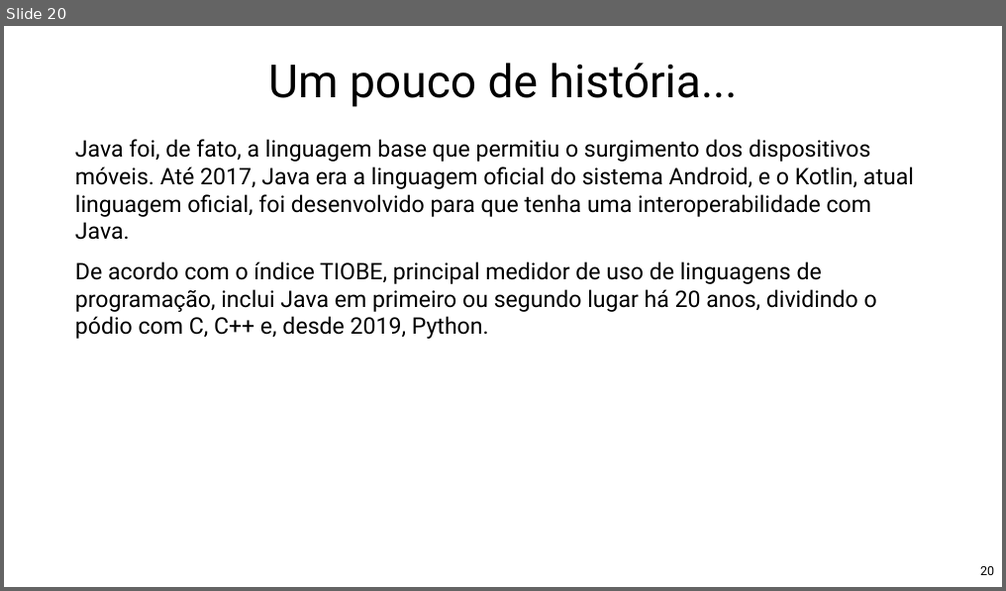
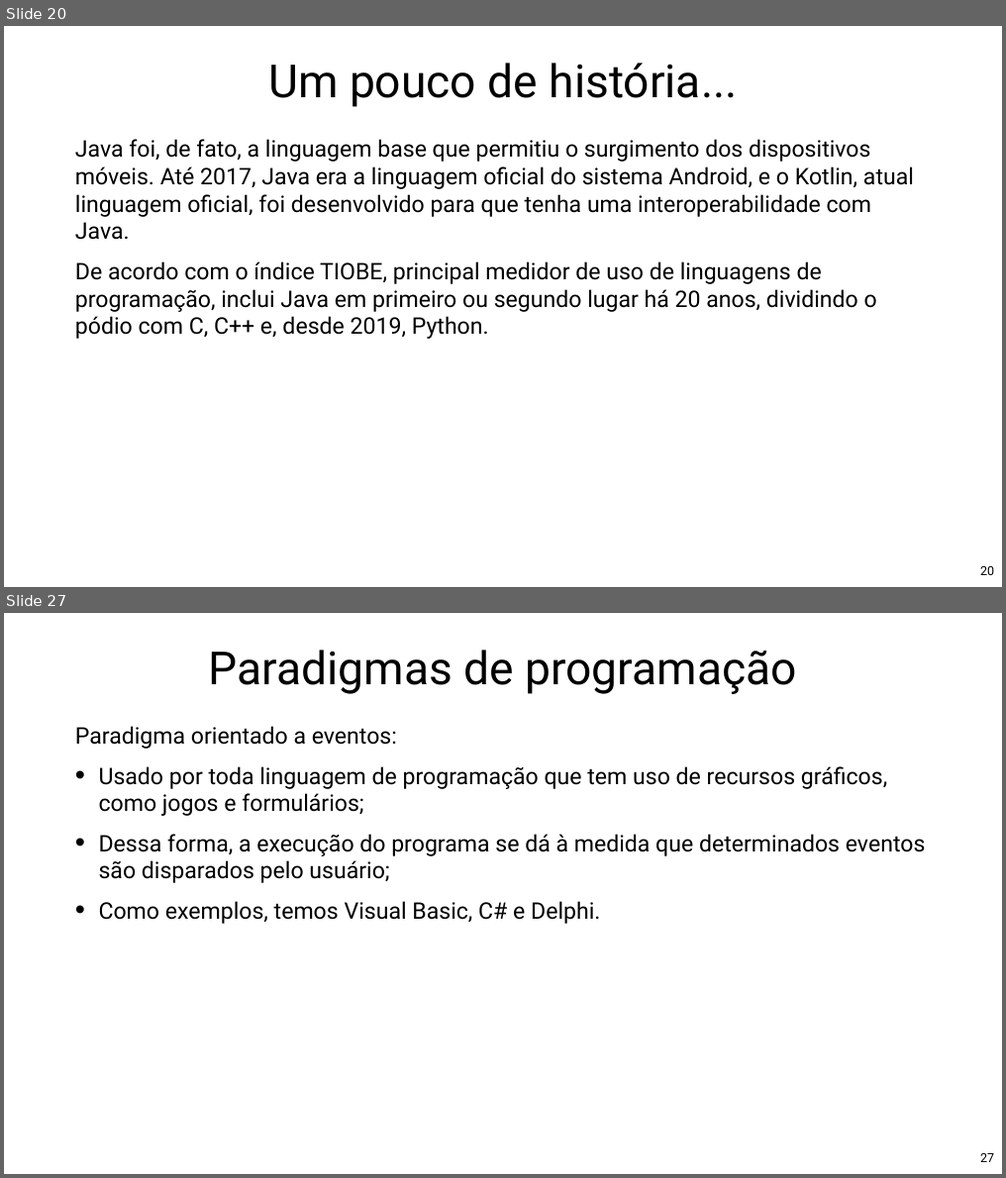
Before and after one commit to Pedrorocha13/2021.1-progoo, a slide deck: materiais/slides.pptx. Shown one above the other, each under a label of ours: slide 20 before the commit, slides 20 and 27 after it; the slides between them are not shown. The pictures are 1006x591 and 1006x1178 pixels, drawn with LibreOffice and Linux fonts; fonts in the diff are those of the drawing; background and template pictures are left out. Boxes give left, top, right and bottom in pixels: in the first picture for what was removed or moved away, otherwise in the second. Text is boxed around its words. In the diff, an @@ line names an element or a change of style, - is before the commit and + after.

```diff
--- a/materiais/slides.pptx
+++ b/materiais/slides.pptx
@@ slide 27 added at <box>4,613,1002,1174</box>, background picture (left out) @@
@@ title added at <box>209,650,796,694</box>, 88 pt, text #000000 @@
+Paradigmas de programação
@@ text added at <box>75,726,926,924</box>, 44 pt, text #000000 @@
+Paradigma orientado a eventos:
+• Usado por toda linguagem de programação que tem uso de recursos gráficos, como jogos e formulários;
+• Dessa forma, a execução do programa se dá à medida que determinados eventos são disparados pelo usuário;
+• Como exemplos, temos Visual Basic, C# e Delphi.
@@ page number added at <box>980,1154,994,1162</box>, 24 pt, text #000000 @@
+27
```
Also in this commit, not shown: 1 slide changed, 5 other slides added, 9 other files.
